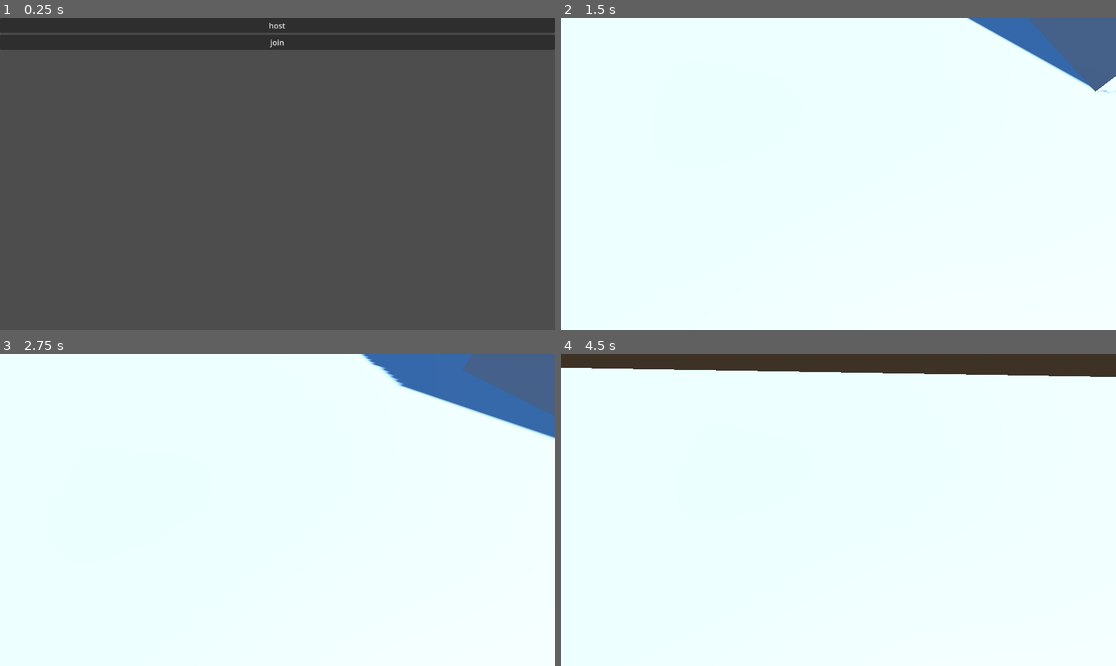
Above: before the commit, frames 1-4 (two rows, left to right).
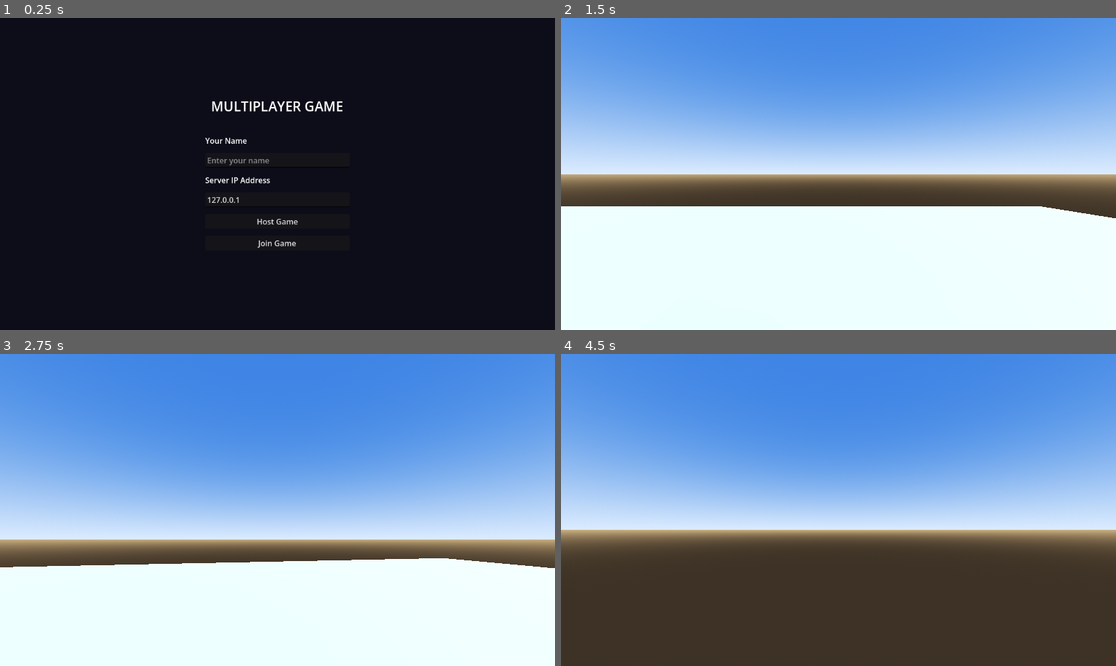
Above: after the commit, the same moments.

Repository: mazijoni/multiplayer-game
Game: Godot game, scene res://scenes/world.tscn
Same seed, same stepped clock (60 frames per second), same inputs: the game is played once before the commit and once after it.
Inputs (mouse positions are in pixels of both pictures, inside the frame that each line leads up to):
- Up to frame 1 (0.25 s): no input
- Up to frame 2 (1.5 s): click "host" (after the commit: "Host Game") at 0.5 s; click (838, 195) at 1.25 s, where only the run after the commit has a clickable "Start Game"
- Up to frame 3 (2.75 s): tap Enter at 2 s; move the mouse to (305, 510) at 2.02 s; hold W (move_forward) from 2.03 s (still down); hold Ctrl (crouch) from 2.03 s (still down); click (305, 510) at 2.17 s; tap Space (jump) at 2.27 s
- Up to frame 4 (4.5 s): keep holding W (move_forward); move the mouse to (810, 510) at 2.77 s; release Ctrl (crouch) at 2.78 s; tap Shift (sprint) at 2.85, 4.35 s; tap Space (jump) at 3.02 s; move the mouse to (849, 503) at 3.52 s; hold Ctrl (crouch) 3.53-4.28 s; move the mouse to (832, 516) at 4.27 s; click (832, 516) at 4.42 s

The runs differ from the first frame. In frame 1, 100% of the frame differs, in the area x 0-100%, y 0-100%; in frame 2, 59%; in frame 3, 66%; in frame 4, 99%.

Commit message:
updated multiplayer ip

Diff:
--- a/project.godot
+++ b/project.godot
@@ -69,3 +69,5 @@
 [rendering]
 
 rendering_device/driver.windows="d3d12"
+renderer/rendering_method="gl_compatibility"
+renderer/rendering_method.mobile="gl_compatibility"
--- a/scenes/world.tscn
+++ b/scenes/world.tscn
@@ -79,26 +79,137 @@
 [node name="CollisionShape3D" type="CollisionShape3D" parent="Box3" unique_id=1213524655]
 shape = SubResource("BoxShape3D_box")
 
+[node name="SpawnPoints" type="Node3D" parent="." unique_id=200000001]
+
+[node name="Spawn1" type="Marker3D" parent="SpawnPoints" unique_id=200000002]
+transform = Transform3D(1, 0, 0, 0, 1, 0, 0, 0, 1, 5, 0, -5)
+
+[node name="Spawn2" type="Marker3D" parent="SpawnPoints" unique_id=200000003]
+transform = Transform3D(1, 0, 0, 0, 1, 0, 0, 0, 1, -5, 0, -5)
+
+[node name="Spawn3" type="Marker3D" parent="SpawnPoints" unique_id=200000004]
+transform = Transform3D(1, 0, 0, 0, 1, 0, 0, 0, 1, 5, 0, 5)
+
+[node name="Spawn4" type="Marker3D" parent="SpawnPoints" unique_id=200000005]
+transform = Transform3D(1, 0, 0, 0, 1, 0, 0, 0, 1, -5, 0, 5)
+
+[node name="Spawn5" type="Marker3D" parent="SpawnPoints" unique_id=200000006]
+transform = Transform3D(1, 0, 0, 0, 1, 0, 0, 0, 1, 0, 0, -10)
+
+[node name="Spawn6" type="Marker3D" parent="SpawnPoints" unique_id=200000007]
+transform = Transform3D(1, 0, 0, 0, 1, 0, 0, 0, 1, 0, 0, 10)
+
 [node name="CanvasLayer" type="CanvasLayer" parent="." unique_id=1865412955]
 
-[node name="VBoxContainer" type="VBoxContainer" parent="CanvasLayer" unique_id=794084215]
-anchors_preset = 15
-anchor_right = 1.0
-anchor_bottom = 1.0
-grow_horizontal = 2
-grow_vertical = 2
-
-[node name="Host" type="Button" parent="CanvasLayer/VBoxContainer" unique_id=1296916141]
-layout_mode = 2
-text = "host"
-
-[node name="Join" type="Button" parent="CanvasLayer/VBoxContainer" unique_id=1619597670]
-layout_mode = 2
-text = "join"
+[node name="ConnectPanel" type="ColorRect" parent="CanvasLayer" unique_id=100000001]
+anchors_preset = 15
+anchor_right = 1.0
+anchor_bottom = 1.0
+grow_horizontal = 2
+grow_vertical = 2
+color = Color(0.05, 0.05, 0.1, 1)
+
+[node name="Center" type="CenterContainer" parent="CanvasLayer/ConnectPanel" unique_id=100000002]
+anchors_preset = 15
+anchor_right = 1.0
+anchor_bottom = 1.0
+grow_horizontal = 2
+grow_vertical = 2
+
+[node name="VBox" type="VBoxContainer" parent="CanvasLayer/ConnectPanel/Center" unique_id=100000003]
+custom_minimum_size = Vector2(300, 0)
+theme_override_constants/separation = 14
+
+[node name="Title" type="Label" parent="CanvasLayer/ConnectPanel/Center/VBox" unique_id=100000004]
+layout_mode = 2
+text = "MULTIPLAYER GAME"
+horizontal_alignment = 1
+theme_override_font_sizes/font_size = 28
+
+[node name="Gap" type="Control" parent="CanvasLayer/ConnectPanel/Center/VBox" unique_id=100000005]
+layout_mode = 2
+custom_minimum_size = Vector2(0, 12)
+
+[node name="NameLabel" type="Label" parent="CanvasLayer/ConnectPanel/Center/VBox" unique_id=100000018]
+layout_mode = 2
+text = "Your Name"
+
+[node name="NameInput" type="LineEdit" parent="CanvasLayer/ConnectPanel/Center/VBox" unique_id=100000019]
+layout_mode = 2
+placeholder_text = "Enter your name"
+max_length = 24
+
+[node name="IPLabel" type="Label" parent="CanvasLayer/ConnectPanel/Center/VBox" unique_id=100000006]
+layout_mode = 2
+text = "Server IP Address"
+
+[node name="IPInput" type="LineEdit" parent="CanvasLayer/ConnectPanel/Center/VBox" unique_id=100000007]
+layout_mode = 2
+text = "127.0.0.1"
+placeholder_text = "e.g. 192.168.1.10"
+
+[node name="Host" type="Button" parent="CanvasLayer/ConnectPanel/Center/VBox" unique_id=1296916141]
+layout_mode = 2
+text = "Host Game"
+
+[node name="Join" type="Button" parent="CanvasLayer/ConnectPanel/Center/VBox" unique_id=1619597670]
+layout_mode = 2
+text = "Join Game"
+
+[node name="LobbyPanel" type="ColorRect" parent="CanvasLayer" unique_id=100000010]
+anchors_preset = 15
+anchor_right = 1.0
+anchor_bottom = 1.0
+grow_horizontal = 2
+grow_vertical = 2
+color = Color(0.05, 0.05, 0.1, 1)
+visible = false
+
+[node name="Center" type="CenterContainer" parent="CanvasLayer/LobbyPanel" unique_id=100000011]
+anchors_preset = 15
+anchor_right = 1.0
+anchor_bottom = 1.0
+grow_horizontal = 2
+grow_vertical = 2
+
+[node name="VBox" type="VBoxContainer" parent="CanvasLayer/LobbyPanel/Center" unique_id=100000012]
+custom_minimum_size = Vector2(300, 0)
+theme_override_constants/separation = 14
+
+[node name="Title" type="Label" parent="CanvasLayer/LobbyPanel/Center/VBox" unique_id=100000013]
+layout_mode = 2
+text = "LOBBY"
+horizontal_alignment = 1
+theme_override_font_sizes/font_size = 28
+
+[node name="PlayersLabel" type="Label" parent="CanvasLayer/LobbyPanel/Center/VBox" unique_id=100000014]
+layout_mode = 2
+text = "Players:"
+theme_override_font_sizes/font_size = 16
+
+[node name="PlayerList" type="VBoxContainer" parent="CanvasLayer/LobbyPanel/Center/VBox" unique_id=100000015]
+layout_mode = 2
+theme_override_constants/separation = 6
+
+[node name="StartButton" type="Button" parent="CanvasLayer/LobbyPanel/Center/VBox" unique_id=100000016]
+layout_mode = 2
+text = "Start Game"
+visible = false
+
+[node name="ServerIPLabel" type="Label" parent="CanvasLayer/LobbyPanel/Center/VBox" unique_id=100000020]
+layout_mode = 2
+horizontal_alignment = 1
+visible = false
+
+[node name="StatusLabel" type="Label" parent="CanvasLayer/LobbyPanel/Center/VBox" unique_id=100000017]
+layout_mode = 2
+text = "Waiting for host to start..."
+horizontal_alignment = 1
 
 [node name="MultiplayerSpawner" type="MultiplayerSpawner" parent="." unique_id=1256509742]
 _spawnable_scenes = PackedStringArray("uid://bfps00000001")
 spawn_path = NodePath("..")
 
-[connection signal="pressed" from="CanvasLayer/VBoxContainer/Host" to="." method="_on_host_pressed"]
-[connection signal="pressed" from="CanvasLayer/VBoxContainer/Join" to="." method="_on_join_pressed"]
+[connection signal="pressed" from="CanvasLayer/ConnectPanel/Center/VBox/Host" to="." method="_on_host_pressed"]
+[connection signal="pressed" from="CanvasLayer/ConnectPanel/Center/VBox/Join" to="." method="_on_join_pressed"]
+[connection signal="pressed" from="CanvasLayer/LobbyPanel/Center/VBox/StartButton" to="." method="_on_start_pressed"]
--- a/scripts/world.gd
+++ b/scripts/world.gd
@@ -1,32 +1,128 @@
 extends Node3D
 
-var peer = ENetMultiplayerPeer.new()
-@export var player_scene : PackedScene
+const PORT := 6767
+
+var peer := ENetMultiplayerPeer.new()
+@export var player_scene: PackedScene
+
+# Authoritative on server; synced to all clients.
+var lobby_players: Dictionary = {}  # peer_id -> display name
+
+@onready var connect_panel: Control = $CanvasLayer/ConnectPanel
+@onready var lobby_panel: Control = $CanvasLayer/LobbyPanel
+@onready var name_input: LineEdit = $CanvasLayer/ConnectPanel/Center/VBox/NameInput
+@onready var ip_input: LineEdit = $CanvasLayer/ConnectPanel/Center/VBox/IPInput
+@onready var player_list: VBoxContainer = $CanvasLayer/LobbyPanel/Center/VBox/PlayerList
+@onready var start_button: Button = $CanvasLayer/LobbyPanel/Center/VBox/StartButton
+@onready var server_ip_label: Label = $CanvasLayer/LobbyPanel/Center/VBox/ServerIPLabel
+@onready var status_label: Label = $CanvasLayer/LobbyPanel/Center/VBox/StatusLabel
+
+func _ready() -> void:
+	multiplayer.peer_disconnected.connect(_on_peer_disconnected)
+	multiplayer.connected_to_server.connect(_on_connected_to_server)
+	multiplayer.connection_failed.connect(_on_connection_failed)
 
 func _on_host_pressed() -> void:
-	peer.create_server(6767)
+	peer.create_server(PORT)  # binds to 0.0.0.0 (all interfaces) by default
 	multiplayer.multiplayer_peer = peer
-	multiplayer.peer_connected.connect(add_player)
-	add_player()
-	$CanvasLayer.hide()
+	lobby_players = {1: _get_display_name()}
+	_show_lobby()
+	_refresh_player_list()
+	server_ip_label.text = "Your IP: %s  —  port %d" % [_get_lan_ip(), PORT]
+	server_ip_label.show()
 
 func _on_join_pressed() -> void:
-	peer.create_client("127.0.0.1",6767)
+	var ip := ip_input.text.strip_edges()
+	if ip.is_empty():
+		ip = "127.0.0.1"
+	peer.create_client(ip, PORT)
 	multiplayer.multiplayer_peer = peer
-	$CanvasLayer.hide()
+	_show_lobby()
 
-func add_player(id = 1):
-	var player = player_scene.instantiate()
+func _on_connected_to_server() -> void:
+	# Register our name with the server; it will broadcast the updated lobby to everyone.
+	_register_player.rpc_id(1, _get_display_name())
+
+func _on_connection_failed() -> void:
+	multiplayer.multiplayer_peer = null
+	connect_panel.show()
+	lobby_panel.hide()
+
+func _on_peer_disconnected(id: int) -> void:
+	if multiplayer.is_server():
+		lobby_players.erase(id)
+		_sync_lobby.rpc(lobby_players)
+		_del_player.rpc(id)
+
+# Client → server: register name and receive back the full lobby state.
+@rpc("any_peer")
+func _register_player(player_name: String) -> void:
+	if not multiplayer.is_server():
+		return
+	var id := multiplayer.get_remote_sender_id()
+	lobby_players[id] = player_name
+	_sync_lobby.rpc(lobby_players)
+
+@rpc("authority", "call_local")
+func _sync_lobby(players: Dictionary) -> void:
+	lobby_players = players
+	_refresh_player_list()
+
+func _refresh_player_list() -> void:
+	for child in player_list.get_children():
+		child.queue_free()
+	for id in lobby_players:
+		var label := Label.new()
+		var display: String = lobby_players[id]
+		if id == multiplayer.get_unique_id():
+			display += " (you)"
+		label.text = display
+		player_list.add_child(label)
+
+func _get_display_name() -> String:
+	var n := name_input.text.strip_edges()
+	return n if not n.is_empty() else "Player"
+
+func _get_lan_ip() -> String:
+	for addr in IP.get_local_addresses():
+		# Match private IPv4 ranges (LAN addresses)
+		if addr.begins_with("192.168.") or addr.begins_with("10.") or addr.begins_with("172."):
+			return addr
+	return "127.0.0.1"
+
+func _show_lobby() -> void:
+	connect_panel.hide()
+	lobby_panel.show()
+	var is_host := multiplayer.is_server()
+	start_button.visible = is_host
+	status_label.visible = not is_host
+
+func _on_start_pressed() -> void:
+	if not multiplayer.is_server():
+		return
+	_start_game.rpc()
+
+@rpc("authority", "call_local")
+func _start_game() -> void:
+	lobby_panel.hide()
+	if multiplayer.is_server():
+		for id in lobby_players:
+			add_player(id)
+
+func add_player(id: int = 1) -> void:
+	var player := player_scene.instantiate()
 	player.name = str(id)
-	call_deferred("add_child",player)
+	var points := $SpawnPoints.get_children()
+	if points.size() > 0:
+		var index := lobby_players.keys().find(id) % points.size()
+		player.position = points[index].position
+	call_deferred("add_child", player)
 
-func exit_game(id):
-	multiplayer.peer_disconnected.connect(del_player)
-	del_player(id)
+func exit_game(id: int) -> void:
+	_del_player.rpc(id)
 
-func del_player(id):
-	rpc("_del_player",id)
-
-@rpc("any_peer","call_local")
-func _del_player(id):
-	get_node(str(id)).queue_free()
+@rpc("any_peer", "call_local")
+func _del_player(id: int) -> void:
+	var node := get_node_or_null(str(id))
+	if node:
+		node.queue_free()
Not shown, added: export/multiplayer game.apple-touch-icon.png.import
Not shown, added: export/multiplayer game.icon.png.import
Not shown, added: export/multiplayer game.png.import
Not shown, added: export_presets.cfg
Not shown, added: export/multiplayer game.apple-touch-icon.png
Not shown, added: export/multiplayer game.audio.position.worklet.js
Not shown, added: export/multiplayer game.audio.worklet.js
Not shown, added: export/multiplayer game.html
Not shown, added: export/multiplayer game.icon.png
Not shown, added: export/multiplayer game.js
Not shown, added: export/multiplayer game.pck
Not shown, added: export/multiplayer game.png
(and 1 more such lines)
